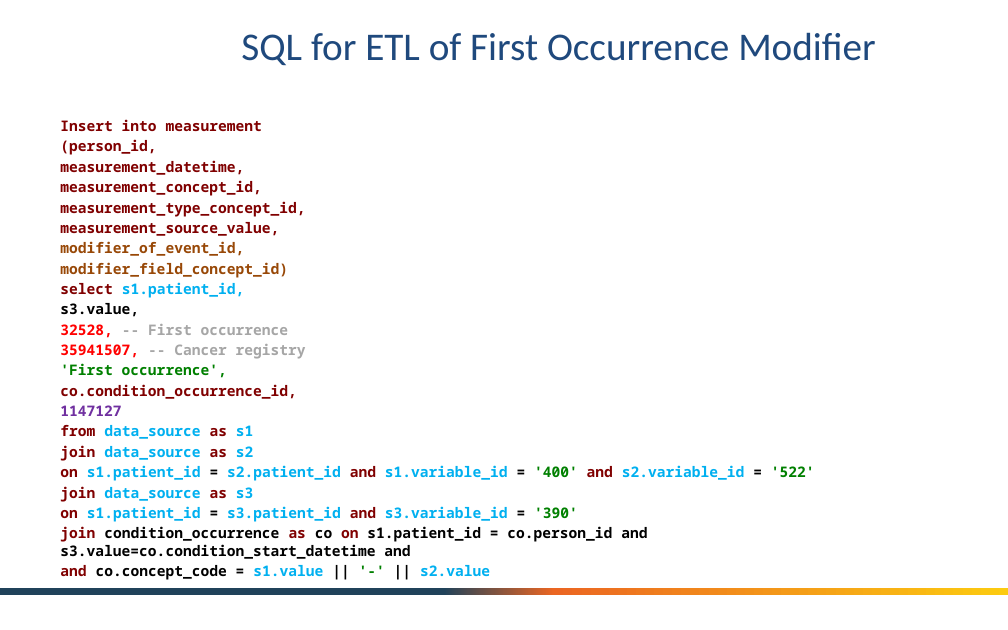
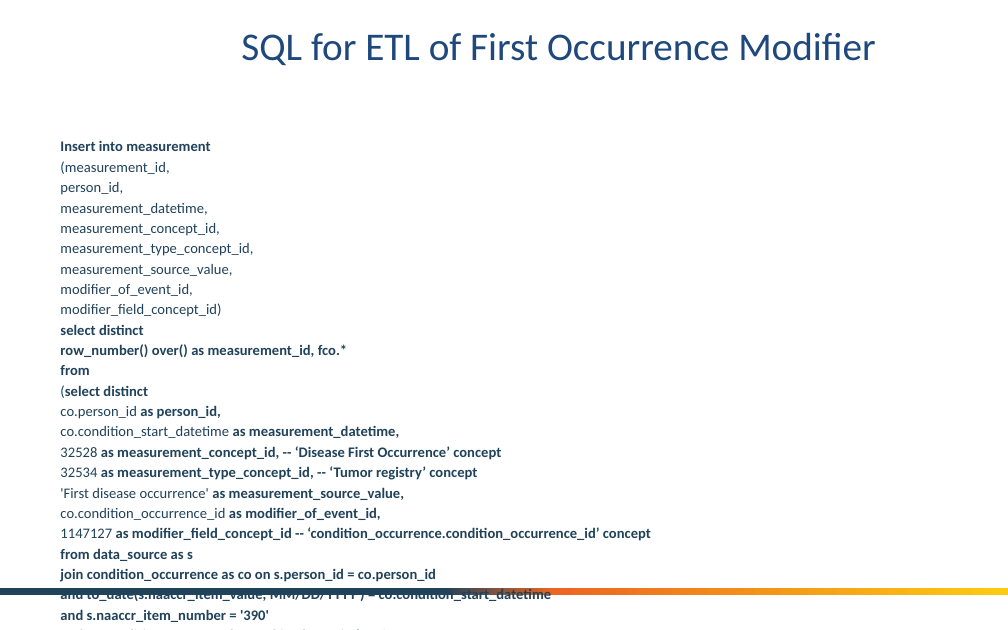
Before and after one commit to OHDSI/OncologyWG, a slide deck: slide 10 of documentation/OHDSI Oncology Module - Crosswal from Cancer Registry.pptx. Drawn at 1008x630 pixels with LibreOffice and Linux fonts; fonts in the diff are those of the drawing; background and template pictures are left out. Boxes give left, top, right and bottom in pixels: in the first picture for what was removed or moved away, otherwise in the second. Text is boxed around its words. In the diff, an @@ line names an element or a change of style, - is before the commit and + after.

```diff
--- a/documentation/OHDSI Oncology Module - Crosswal from Cancer Registry.pptx
+++ b/documentation/OHDSI Oncology Module - Crosswal from Cancer Registry.pptx
@@ text at bbox=[60, 141, 253, 317]: font Noto Sans Mono to Calibri in "Insert into measurement", "measurement_datetime,", "measurement_concept_id,", "measurement_type_concept_id," and 3 more places; text colour #800000 to #20425A in "Insert into measurement", "measurement_datetime,", "measurement_concept_id,", "measurement_type_concept_id," and 1 more places; bold off in "measurement_datetime,", "measurement_concept_id,", "measurement_type_concept_id,", "measurement_source_value," and 2 more places; text colour #984807 to #20425A in "modifier_of_event_id,", "modifier_field_concept_id)"; indent changed @@
@@ text at bbox=[60, 161, 169, 195]: text changed; font Noto Sans Mono to Calibri; text colour #800000 to #20425A; bold off @@
-(person_id,
+(measurement_id,
+person_id,
@@ text at bbox=[60, 324, 651, 622]: text changed; font Noto Sans Mono to Calibri; text colour #00B0F0 to #20425A @@
-select s1.patient_id,
-s3.value,
-32528, -- First occurrence
-35941507, -- Cancer registry
-'First occurrence',
-co.condition_occurrence_id,
-1147127
-from data_source as s1
-join data_source as s2
-on s1.patient_id = s2.patient_id and s1.variable_id = '400' and s2.variable_id = '522'
-join data_source as s3
-on s1.patient_id = s3.patient_id and s3.variable_id = '390'
-join condition_occurrence as co on s1.patient_id = co.person_id and s3.value=co.condition_start_datetime and
-and co.concept_code = s1.value || '-' || s2.value
+select distinct
+row_number() over() as measurement_id, fco.*
+from
+(select distinct
+co.person_id as person_id,
+co.condition_start_datetime as measurement_datetime,
+32528 as measurement_concept_id, -- ‘Disease First Occurrence’ concept
+32534 as measurement_type_concept_id, -- ‘Tumor registry’ concept
+'First disease occurrence' as measurement_source_value,
+co.condition_occurrence_id as modifier_of_event_id,
+1147127 as modifier_field_concept_id -- ‘condition_occurrence.condition_occurrence_id’ concept
+from data_source as s
+join condition_occurrence as co on s.person_id = co.person_id
+and to_date(s.naaccr_item_value,'MM/DD/YYYY') = co.condition_start_datetime
+and s.naaccr_item_number = '390'
+and co.condition_source_value = s.histology_site) as fco
```
Also in this commit, not shown: 9 other slides changed, 8 slides added.
